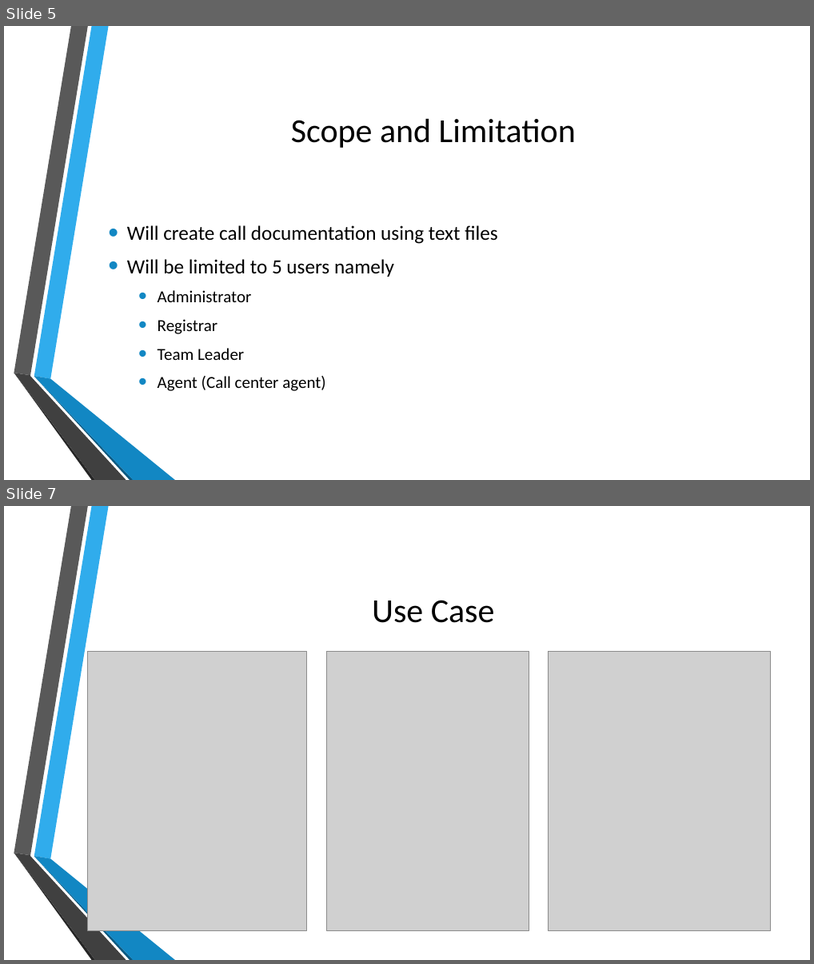
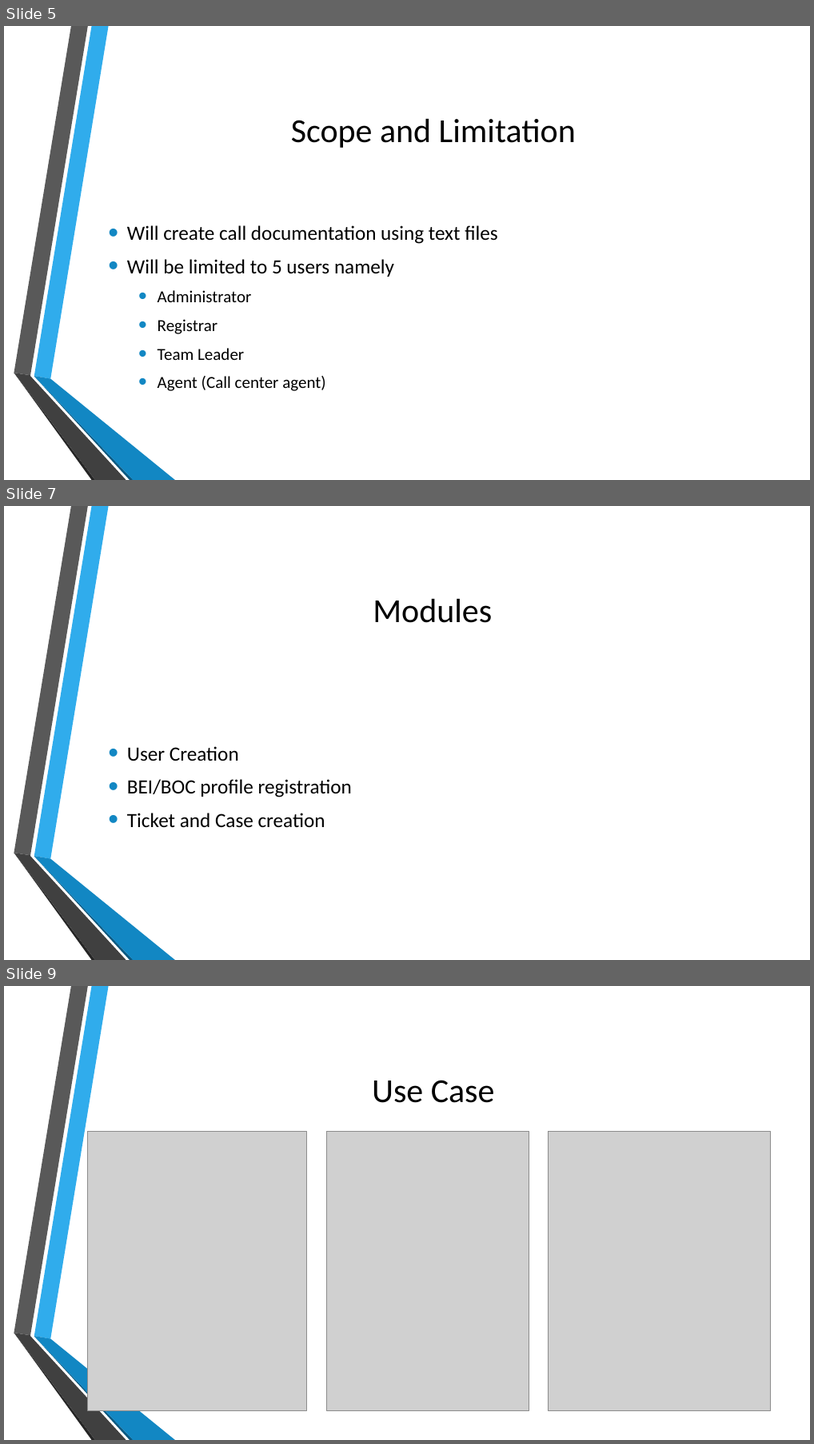
Before and after one commit to pldolot/apc-quality-cn131df131ss132-06, a slide deck: documentation/softdev/Support and Command Center.pptx. Shown one above the other, each under a label of ours: slides 5 and 7 before the commit, slides 5, 7 and 9 after it; the slides between them are not shown. The pictures are 814x964 and 814x1444 pixels, drawn with LibreOffice and Linux fonts; fonts in the diff are those of the drawing; grey boxes stand for pictures; background and template pictures are left out. Boxes give left, top, right and bottom in pixels: in the first picture for what was removed or moved away, otherwise in the second. Text is boxed around its words. In the diff, an @@ line names an element or a change of style, - is before the commit and + after.

```diff
--- a/documentation/softdev/Support and Command Center.pptx
+++ b/documentation/softdev/Support and Command Center.pptx
@@ slide 7 added at <box>4,506,810,960</box>, background picture (left out); not listed: 6 template elements that a slide beside it also shows @@
@@ title added at <box>373,599,492,623</box>, 40 pt, text #000000 @@
+Modules
@@ text added at <box>127,746,352,828</box>, 24 pt, text #000000 @@
+• User Creation
+• BEI/BOC profile registration
+• Ticket and Case creation
@@ what was slide 7 is now slide 9 @@
```
Also in this commit, not shown: 3 slides changed, 1 other slide added, 2 other files.
